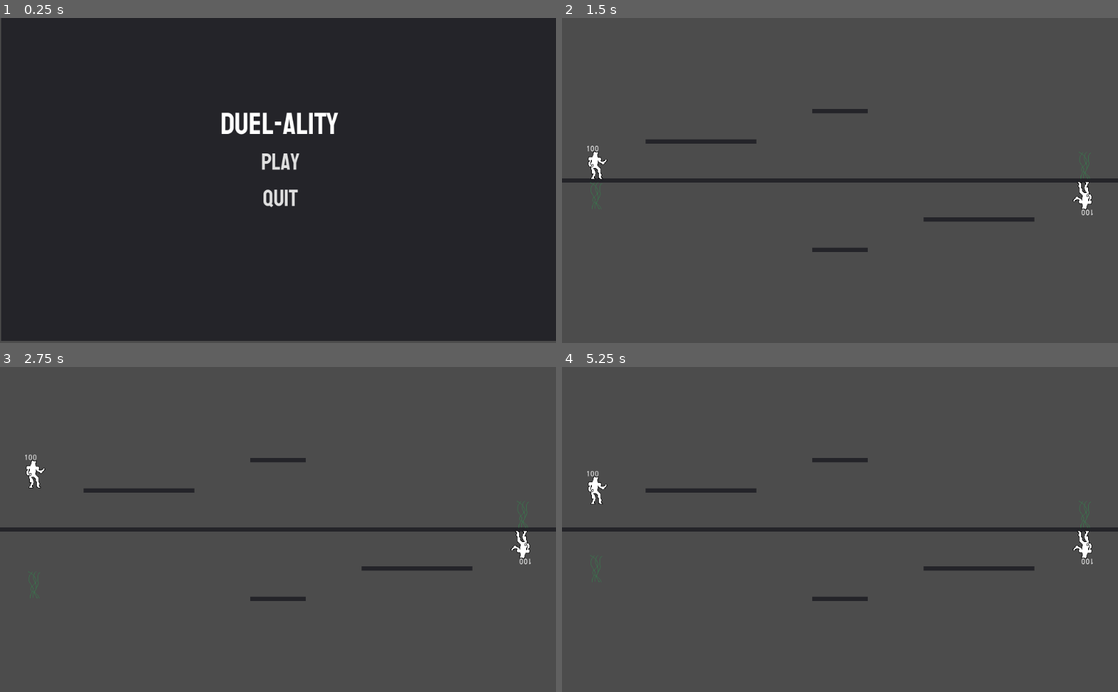
Above: before the commit, frames 1-4 (two rows, left to right).
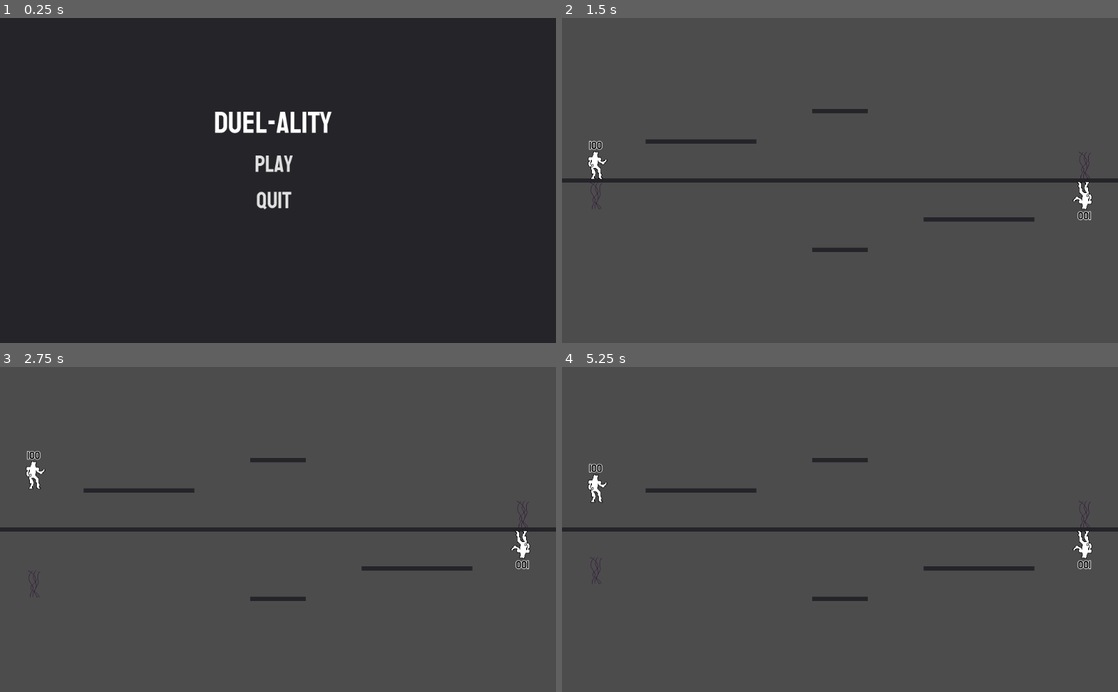
Above: after the commit, the same moments.

Repository: Isaacc1018/GameJam2022
Game: Godot game, scene res://Menu/Menu.tscn
Same seed, same stepped clock (60 frames per second), same inputs: the game is played once before the commit and once after it.
Inputs:
- Up to frame 1 (0.25 s): no input
- Up to frame 2 (1.5 s): click "PLAY" at 0.5 s; tap Enter at 1.25 s
- Up to frame 3 (2.75 s): tap Space at 2 s
- Up to frame 4 (5.25 s): tap Enter at 4.25 s; tap Space at 5 s

The runs differ from the first frame. In frame 1, 2.3% of the frame differs, in the area x 0-100%, y 0-100%; in frame 2, 0.2%; in frame 3, 0.3%; in frame 4, 0.3%.

Commit message:
player and label changes

Diff:
--- a/Menu/Menu.tscn
+++ b/Menu/Menu.tscn
@@ -14,7 +14,10 @@
 [node name="Control" type="Control"]
 anchor_right = 1.005
 anchor_bottom = 1.0
-margin_right = -0.119995
+margin_left = -12.0
+margin_top = -2.0
+margin_right = -12.12
+margin_bottom = 10.0
 script = ExtResource( 2 )
 __meta__ = {
 "_edit_use_anchors_": false
--- a/Player/Player.gd
+++ b/Player/Player.gd
@@ -1,11 +1,10 @@
 extends KinematicBody2D
+signal gameOver
 
-var gravity = 400
+var gravity = 475
 const moveSpeed = 175
-var jumpStr = -250
+var jumpStr = -275
 var velocity = Vector2.ZERO
-var P1_Health = 100
-var P2_Health = 100
 var health = 100
 var direction = 1
 
@@ -84,10 +83,18 @@
 
 func _on_PunchHitBox_body_entered(body):
 	if body.get_class() == "KinematicBody2D":
-		body.health -= 5
-		body.velocity.x += 500*direction
+		if body.health > 5:
+			body.health -= 5
+			body.velocity.x += 500*direction
+		else:
+			emit_signal("gameOver")
+
 
 
 func _on_KickHitBox_body_entered(body):
-	body.health -= 10
-	body.velocity.x += 1850*direction
+	if body.get_class() == "KinematicBody2D":
+		if body.health > 10:
+			body.health -= 10
+			body.velocity.x += 1850*direction
+		else:
+			emit_signal("gameOver")
--- a/Player/Player.tscn
+++ b/Player/Player.tscn
@@ -1,7 +1,8 @@
-[gd_scene load_steps=12 format=2]
+[gd_scene load_steps=14 format=2]
 
 [ext_resource path="res://guysUpdated.png" type="Texture" id=1]
 [ext_resource path="res://Player/Player.gd" type="Script" id=2]
+[ext_resource path="res://Assets/Fonts/Staatliches/Staatliches-Regular.ttf" type="DynamicFontData" id=3]
 
 [sub_resource type="RectangleShape2D" id=1]
 extents = Vector2( 7.23448, 20.185 )
@@ -41,7 +42,12 @@
 
 [sub_resource type="CircleShape2D" id=8]
 
-[sub_resource type="CapsuleShape2D" id=9]
+[sub_resource type="DynamicFont" id=9]
+size = 20
+outline_size = 1
+font_data = ExtResource( 3 )
+
+[sub_resource type="CapsuleShape2D" id=10]
 height = 8.01813
 
 [node name="KinematicBody2D" type="KinematicBody2D"]
@@ -65,10 +71,13 @@
 disabled = true
 
 [node name="Label" type="Label" parent="."]
-margin_left = -18.2688
-margin_top = -36.5377
-margin_right = 21.7312
-margin_bottom = -22.5377
+margin_left = -12.0
+margin_top = -49.0
+margin_right = 13.0
+margin_bottom = -24.0
+custom_fonts/font = SubResource( 9 )
+custom_colors/font_color = Color( 0, 0, 0, 1 )
+text = "100"
 __meta__ = {
 "_edit_use_anchors_": false
 }
--- a/Player/Shadow.tscn
+++ b/Player/Shadow.tscn
@@ -1,12 +1,12 @@
 [gd_scene load_steps=5 format=2]
 
-[ext_resource path="res://guys.png" type="Texture" id=1]
+[ext_resource path="res://guysUpdated.png" type="Texture" id=1]
 [ext_resource path="res://Player/Shadow.gd" type="Script" id=2]
 
 [sub_resource type="AtlasTexture" id=1]
 flags = 4
 atlas = ExtResource( 1 )
-region = Rect2( 64, 0, 64, 64 )
+region = Rect2( 192, 0, 64, 64 )
 
 [sub_resource type="SpriteFrames" id=2]
 animations = [ {
@@ -17,6 +17,6 @@
 } ]
 
 [node name="Shadow" type="AnimatedSprite"]
-modulate = Color( 1, 1, 1, 0.231373 )
+modulate = Color( 0.219608, 0.196078, 0.203922, 0.592157 )
 frames = SubResource( 2 )
 script = ExtResource( 2 )
--- a/project.godot
+++ b/project.godot
@@ -13,6 +13,10 @@
 config/name="GameJam2022"
 run/main_scene="res://Menu/Menu.tscn"
 config/icon="res://icon.png"
+
+[global]
+
+color=false
 
 [input]
 
Not shown: 1 places in Player/Player.tscn that only renumber resources
